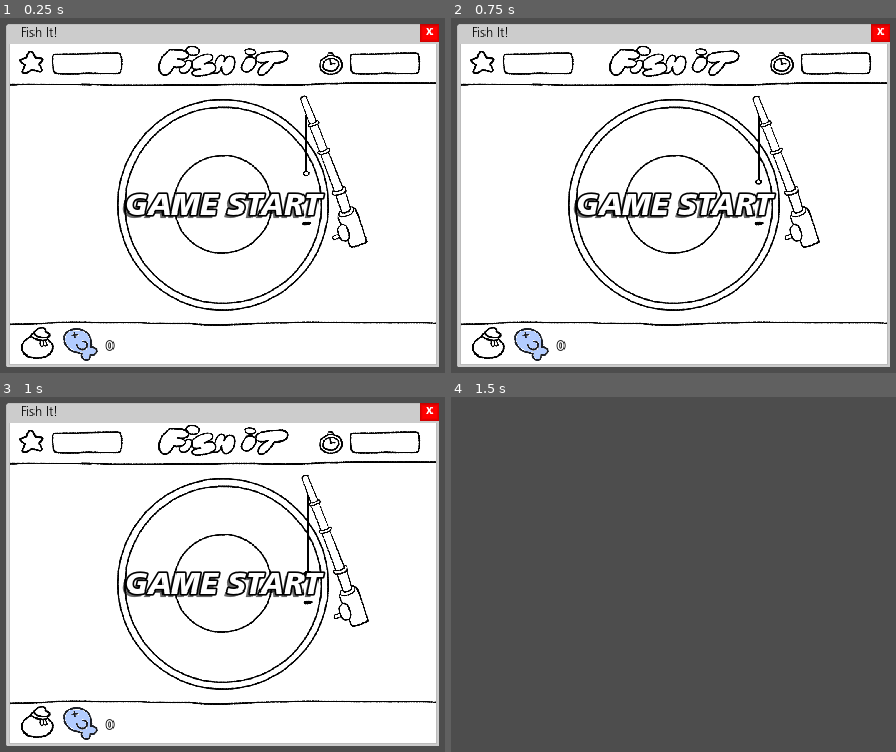
Above: before the commit, frames 1-4 (two rows, left to right).
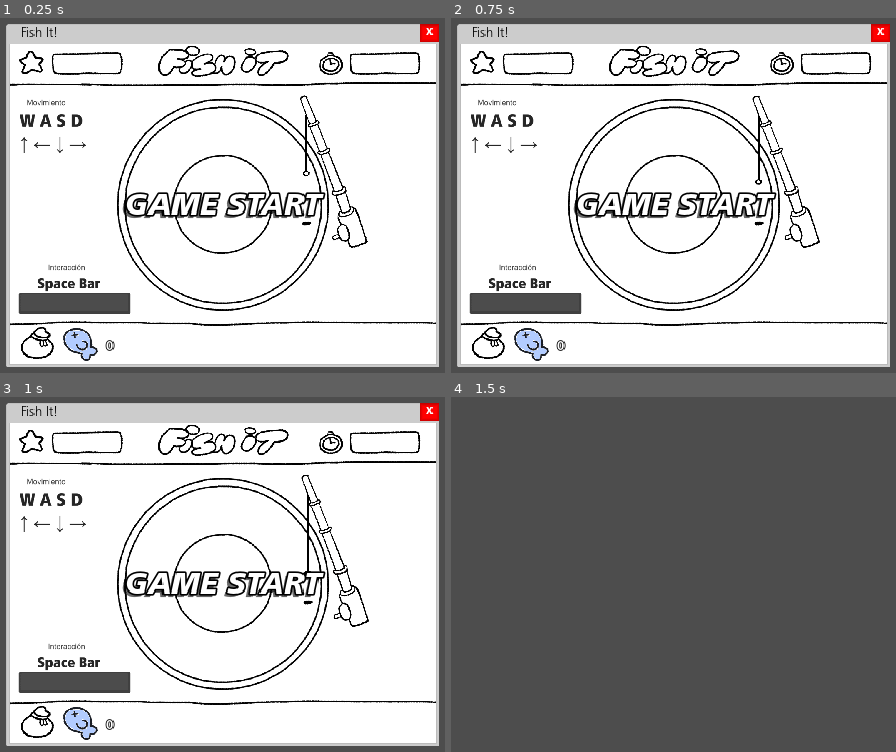
Above: after the commit, the same moments.

Repository: MatuMatute/2005-disconnect
Game: Godot game, scene res://Escenarios principales/Computadora/Ventana/lgf_ventana.tscn
Two runs of this game, one before a commit and one after it. Both use one fixed random seed, a clock stepped at 60 frames per second and the inputs below. This scene is started directly instead of the project's main scene.
Inputs (mouse positions are in pixels of both pictures, inside the frame that each line leads up to):
- Up to frame 1 (0.25 s): no input
- Up to frame 2 (0.75 s): tap Enter (ui_accept) at 0.5 s; move the mouse to (851, 174) at 0.52 s; hold Right (ui_right) from 0.53 s (still down); hold Space (ui_select) from 0.53 s (still down)
- Up to frame 3 (1 s): keep holding Right (ui_right); keep holding Space (ui_select); tap Enter (ui_accept) at 0.77, 0.8 s
- Up to frame 4 (1.5 s): tap Enter (ui_accept) at 1.07 s; release Right (ui_right) at 1.25 s; release Space (ui_select) at 1.25 s; click "X" at 1.25 s

The runs differ from the first frame. In frame 1, 2.2% of the frame differs, in the area x 4-30%, y 23-84%; in frame 2, 2.2%; in frame 3, 2.2%; in frame 4, nothing differs.

Commit message:
0.3.1-burbuja - Arreglo de bugs y muestra de controles
- Se arregló el bug que causaba que los aros se escaparan del juguete del Water Hoops.
- Ahora se muestran los controles del minijuego "Fish it!" a un lado de la pantalla.
- Ahora hay sonido de victoria y de derrota en el minijuego "Fish it!", además de que ahora se puede ganar dicho minijuego.

Co-Authored-By: Florencia Belate Dietrich <163544392+florencia333@users.noreply.github.com>
Co-Authored-By: nheralamierd <187803299+nheralamierd@users.noreply.github.com>

Diff:
--- a/project/Assets/Pez/pez_azul.gd
+++ b/project/Assets/Pez/pez_azul.gd
@@ -17,7 +17,7 @@
 var abierta: bool = false
 
 
-signal pescado(puntos_dados)
+signal pescado(puntos_dados, pez, nodo)
 
 # Called when the node enters the scene tree for the first time.
 func _ready() -> void:
@@ -54,6 +54,6 @@
 				$Sprite.play("Cerrar")
 				body.hide()
 				await get_tree().create_timer(0.5).timeout
-				pescado.emit(puntos, pez)
+				pescado.emit(puntos, pez, self)
 				body.show()
 				queue_free()
--- a/project/Assets/Pez/pez_azul.tscn
+++ b/project/Assets/Pez/pez_azul.tscn
@@ -43,7 +43,7 @@
 collision_layer = 8
 collision_mask = 8
 script = ExtResource("1_knuuj")
-min_tiempo = 5.0
+min_tiempo = 3.0
 max_tiempo = 7.0
 pez = "Azul"
 color_pez = Color(0.38774, 0.579268, 1, 1)
--- a/project/Escenarios principales/Computadora/LGF/letsgofishing.gd
+++ b/project/Escenarios principales/Computadora/LGF/letsgofishing.gd
@@ -10,6 +10,7 @@
 # Declaro nodos importantes de la interfaz
 # signal cambiar_nivel
 signal cambiar_puntuacion
+signal ganaste
 
 # Variables que controlan el gameplay
 var nivel: int = 0
@@ -34,7 +35,8 @@
 	match Global.pausa:
 		false:
 			match deberia_rodar:
-				true: rodar()
+				true:
+					rodar()
 
 func actualizar_puntuacion(cantidad: int, pez) -> void:
 	puntuacion += cantidad
@@ -75,13 +77,22 @@
 	circulo_grande.rotation_degrees += vel_rueda_grande
 	circulo_chico.rotation_degrees -= vel_rueda_chica
 
-func _pez_pescado(puntos, pez) -> void:
+func _pez_pescado(puntos, pez, nodo) -> void:
 	randomize()
 	var sonido = randi_range(0, 2)
 	match sonido:
 		0: pop1.play()
 		1: pop2.play()
 		2: pop3.play()
+
+	peces_grandes.erase(nodo)
+	peces_chicos.erase(nodo)
+
+	if (peces_chicos.size() + peces_grandes.size()) == 0:
+		await get_tree().create_timer(1).timeout
+		$Circulo_lago.hide()
+		$"Caña".hide()
+		ganaste.emit()
 
 	actualizar_puntuacion(puntos, pez)
 
--- a/project/Escenarios principales/Computadora/LGF/letsgofishing.tscn
+++ b/project/Escenarios principales/Computadora/LGF/letsgofishing.tscn
@@ -28,9 +28,11 @@
 
 [node name="Pop1" type="AudioStreamPlayer" parent="Sonidos"]
 stream = ExtResource("5_sv8c4")
+volume_db = 3.0
 
 [node name="Pop2" type="AudioStreamPlayer" parent="Sonidos"]
 stream = ExtResource("6_e4nir")
+volume_db = 2.0
 
 [node name="Pop3" type="AudioStreamPlayer" parent="Sonidos"]
 stream = ExtResource("7_xnupf")
--- a/project/Escenarios principales/Computadora/Ventana/lgf_ventana.gd
+++ b/project/Escenarios principales/Computadora/Ventana/lgf_ventana.gd
@@ -4,6 +4,7 @@
 #@onready var etiqueta_nivel = $fishing_interface/fishing_container/Nivel
 @onready var etiqueta_tiempo = $Top/fishing_interface/tiempo_container/Tiempo
 @onready var etiqueta_puntuacion = $Top/fishing_interface/puntuacion_container/Puntuacion
+@onready var control_orden = $Top/fishing_interface/control_orden
 @onready var mostrar_nivel = $Top/fishing_interface/Mostrar_nivel
 @onready var juego = $Top/letsgofishing
 @onready var tiempo = $Top/letsgofishing/Tiempo
@@ -20,11 +21,12 @@
 
 # Called when the node enters the scene tree for the first time.
 func _ready() -> void:
+	control_orden.hide()
 	tiempo.paused = true
 	tiempo.timeout.connect(_game_over)
 	Global.pausado.connect(pausado)
 	Global.resumido.connect(resumido)
-	$Audio/Jingle.play()
+	$Audio/Musica/Jingle.play()
 	$Transicion.stop()
 	introduccion_nivel()
 
@@ -39,12 +41,18 @@
 			etiqueta_puntuacion.text = ""
 
 func introduccion_nivel() -> void:
+	mostrar_controles()
 	mostrar_nivel.text = "game start"
 	$Transicion.start()
 	await $Transicion.timeout
 	mostrar_nivel.text = ""
 	transicion = false
 	comenzar_nivel.emit()
+
+func mostrar_controles() -> void:
+	control_orden.show()
+	await get_tree().create_timer(12).timeout
+	control_orden.hide()
 
 func _on_cerrar_pressed() -> void:
 	queue_free()
@@ -70,5 +78,12 @@
 
 func _game_over() -> void:
 	tiempo.paused = true
-	$Audio/Jingle.stop()
+	$Audio/Musica/Jingle.stop()
+	$Audio/Sonidos/Lose.play()
 	mostrar_nivel.text = "game over"
+
+func _on_letsgofishing_ganaste() -> void:
+	tiempo.paused = true
+	$Audio/Musica/Jingle.stop()
+	$Audio/Sonidos/Win.play()
+	mostrar_nivel.text = "you win!"
--- a/project/Escenarios principales/Computadora/Ventana/lgf_ventana.tscn
+++ b/project/Escenarios principales/Computadora/Ventana/lgf_ventana.tscn
@@ -1,14 +1,17 @@
-[gd_scene load_steps=12 format=3 uid="uid://bsxpanlm44hli"]
+[gd_scene load_steps=15 format=3 uid="uid://bsxpanlm44hli"]
 
 [ext_resource type="FontFile" uid="uid://sg2wkwe5in7k" path="res://Assets/Fonts/FrutigerLTStd-Black.otf" id="1_6q68q"]
 [ext_resource type="Script" path="res://Escenarios principales/Computadora/Ventana/lgf_ventana.gd" id="1_c0dx2"]
 [ext_resource type="FontFile" uid="uid://ck15s64movp2k" path="res://Assets/Fonts/FrutigerLTStd-Light.otf" id="1_gli52"]
 [ext_resource type="PackedScene" uid="uid://bwc84fi7187th" path="res://Escenarios principales/Computadora/LGF/letsgofishing.tscn" id="3_vjen8"]
 [ext_resource type="FontFile" uid="uid://b2gn8i5wh2cog" path="res://Assets/Fonts/FrutigerLTStd-BlackItalic.otf" id="4_70ast"]
+[ext_resource type="Texture2D" uid="uid://c87bqd3hhvuom" path="res://Assets/Controles/WASD.png" id="5_k7okk"]
 [ext_resource type="FontFile" uid="uid://bc1c5bsacf0y8" path="res://Assets/Fonts/FrutigerLTStd-Bold.otf" id="5_vgeg1"]
+[ext_resource type="Texture2D" uid="uid://hua06cw78j7g" path="res://Assets/Controles/Spacebar.png" id="6_fsyw1"]
 [ext_resource type="AudioStream" uid="uid://dbem1m1yt1rxk" path="res://Assets/Audio/Música/Pipipupu.ogg" id="6_vnc11"]
 [ext_resource type="Texture2D" uid="uid://dfhk5askpdplw" path="res://Assets/Pez/Pescado Inventario.png" id="6_yjq20"]
-[ext_resource type="AudioStream" uid="uid://dwlrbcmf02wtp" path="res://Assets/Audio/Música/Beat-Mekanik-Fracture.ogg" id="7_05fuh"]
+[ext_resource type="AudioStream" uid="uid://o2frm0ppysp1" path="res://Assets/Audio/Sonido/win.wav" id="9_2r8af"]
+[ext_resource type="AudioStream" uid="uid://bbockc85xp37a" path="res://Assets/Audio/Sonido/game over 1.wav" id="10_o31hf"]
 
 [sub_resource type="StyleBoxFlat" id="StyleBoxFlat_55xus"]
 bg_color = Color(0.6, 0.6, 0.6, 0)
@@ -74,6 +77,7 @@
 offset_bottom = 40.0
 size_flags_horizontal = 8
 size_flags_vertical = 0
+focus_mode = 0
 theme_override_colors/font_color = Color(1, 1, 1, 1)
 theme_override_fonts/font = ExtResource("1_6q68q")
 theme_override_font_sizes/font_size = 24
@@ -126,6 +130,23 @@
 theme_override_font_sizes/font_size = 48
 horizontal_alignment = 1
 vertical_alignment = 1
+
+[node name="control_orden" type="VBoxContainer" parent="Top/fishing_interface"]
+layout_mode = 2
+size_flags_horizontal = 0
+size_flags_vertical = 4
+theme_override_constants/separation = 240
+
+[node name="WASD" type="TextureRect" parent="Top/fishing_interface/control_orden"]
+layout_mode = 2
+texture = ExtResource("5_k7okk")
+stretch_mode = 2
+
+[node name="TextureRect" type="TextureRect" parent="Top/fishing_interface/control_orden"]
+layout_mode = 2
+size_flags_vertical = 8
+texture = ExtResource("6_fsyw1")
+stretch_mode = 2
 
 [node name="inv_container" type="HBoxContainer" parent="Top/fishing_interface"]
 custom_minimum_size = Vector2(768, 96)
@@ -168,13 +189,21 @@
 
 [node name="Audio" type="Node" parent="."]
 
-[node name="Jingle" type="AudioStreamPlayer" parent="Audio"]
+[node name="Musica" type="Node" parent="Audio"]
+
+[node name="Jingle" type="AudioStreamPlayer" parent="Audio/Musica"]
 stream = ExtResource("6_vnc11")
 parameters/looping = true
 
-[node name="Serio" type="AudioStreamPlayer" parent="Audio"]
-stream = ExtResource("7_05fuh")
+[node name="Sonidos" type="Node" parent="Audio"]
+
+[node name="Win" type="AudioStreamPlayer" parent="Audio/Sonidos"]
+stream = ExtResource("9_2r8af")
+
+[node name="Lose" type="AudioStreamPlayer" parent="Audio/Sonidos"]
+stream = ExtResource("10_o31hf")
 
 [connection signal="comenzar_nivel" from="." to="Top/letsgofishing" method="_on_comenzar_nivel"]
 [connection signal="pressed" from="Top/Cerrar" to="." method="_on_cerrar_pressed"]
 [connection signal="cambiar_puntuacion" from="Top/letsgofishing" to="." method="_on_letsgofishing_cambiar_puntuacion"]
+[connection signal="ganaste" from="Top/letsgofishing" to="." method="_on_letsgofishing_ganaste"]
--- a/project/Escenarios principales/Computadora/WH/Aro/aro.gd
+++ b/project/Escenarios principales/Computadora/WH/Aro/aro.gd
@@ -15,7 +15,7 @@
 	estadisticas["masa"] = 0.04
 	estadisticas["velocidad"] = 15
 
-	var color = randi_range(0, 3)
+	var color = randi_range(1, 3)
 	match color:
 		0: estadisticas["color"] = Color(1.0, 1.0, 1.0, 1.0)
 		1: estadisticas["color"] = Color(1.0, 0.0, 0.0, 1.0)
--- a/project/Escenarios principales/Computadora/WH/Aro/aro.tscn
+++ b/project/Escenarios principales/Computadora/WH/Aro/aro.tscn
@@ -5,11 +5,13 @@
 
 [sub_resource type="PhysicsMaterial" id="PhysicsMaterial_ok16f"]
 
-[sub_resource type="RectangleShape2D" id="RectangleShape2D_lixeq"]
-size = Vector2(6, 14)
+[sub_resource type="CapsuleShape2D" id="CapsuleShape2D_7l5j3"]
+radius = 4.0
+height = 20.0
 
-[sub_resource type="RectangleShape2D" id="RectangleShape2D_pc8lk"]
-size = Vector2(6, 14)
+[sub_resource type="CapsuleShape2D" id="CapsuleShape2D_4msbr"]
+radius = 4.0
+height = 20.0
 
 [node name="Aro" type="RigidBody2D"]
 collision_layer = 4
@@ -23,9 +25,9 @@
 texture = ExtResource("2_0jx7c")
 
 [node name="Colision1" type="CollisionShape2D" parent="."]
-position = Vector2(-25, 0)
-shape = SubResource("RectangleShape2D_lixeq")
+position = Vector2(-24, 0)
+shape = SubResource("CapsuleShape2D_7l5j3")
 
 [node name="Colision2" type="CollisionShape2D" parent="."]
 position = Vector2(24, 1)
-shape = SubResource("RectangleShape2D_pc8lk")
+shape = SubResource("CapsuleShape2D_4msbr")
--- a/project/Escenarios principales/Computadora/WH/Cono/cono.tscn
+++ b/project/Escenarios principales/Computadora/WH/Cono/cono.tscn
@@ -10,5 +10,4 @@
 texture = ExtResource("1_qdt0u")
 
 [node name="Colision" type="CollisionPolygon2D" parent="."]
-build_mode = 1
 polygon = PackedVector2Array(-22, 62, 0, 68, 22, 61, 0, -68)
--- a/project/Escenarios principales/Computadora/WH/base.tscn
+++ b/project/Escenarios principales/Computadora/WH/base.tscn
@@ -13,11 +13,11 @@
 position = Vector2(512, 384)
 texture = ExtResource("1_nfjl4")
 
-[node name="Colisión" type="CollisionPolygon2D" parent="."]
-build_mode = 1
-polygon = PackedVector2Array(257, 195, 254, 616, 355, 614, 415, 596, 466, 570, 509, 565, 553, 570, 610, 594, 657, 613, 765, 614, 766, 195, 720, 126, 656, 79, 581, 56, 504, 49, 430, 60, 356, 87, 300, 127)
+[node name="Colision" type="CollisionPolygon2D" parent="."]
+polygon = PackedVector2Array(258, 192, 290, 141, 344, 95, 416, 62, 508, 49, 598, 60, 679, 93, 736, 141, 765, 194, 764, 613, 860, 613, 860, 0, 160, 0, 160, 720, 860, 720, 860, 613, 764, 613, 707, 613, 651, 610, 580, 578, 544, 565, 481, 565, 443, 576, 405, 598, 367, 610, 255, 614)
 
 [node name="Area_despawn" type="Area2D" parent="."]
+visible = false
 monitoring = false
 
 [node name="Colision" type="CollisionShape2D" parent="Area_despawn"]
--- a/project/Escenarios principales/Computadora/WH/waterhoops.tscn
+++ b/project/Escenarios principales/Computadora/WH/waterhoops.tscn
@@ -15,7 +15,7 @@
 
 [node name="Base" parent="." instance=ExtResource("2_er6eo")]
 
-[node name="Area_despawn" parent="Base" index="2"]
+[node name="Area_despawn" parent="Base" index="3"]
 position = Vector2(509, 573)
 collision_layer = 4
 collision_mask = 4
--- a/project/Escenarios principales/Computadora/WH/wh_ventana.tscn
+++ b/project/Escenarios principales/Computadora/WH/wh_ventana.tscn
@@ -74,6 +74,7 @@
 grow_horizontal = 0
 size_flags_horizontal = 8
 size_flags_vertical = 0
+focus_mode = 0
 theme_override_colors/font_color = Color(1, 1, 1, 1)
 theme_override_fonts/font = ExtResource("3_glrda")
 theme_override_font_sizes/font_size = 24
--- a/project/Escenarios principales/Computadora/computadora.tscn
+++ b/project/Escenarios principales/Computadora/computadora.tscn
@@ -30,6 +30,7 @@
 offset_top = 946.0
 offset_right = 343.0
 offset_bottom = 1005.0
+focus_mode = 0
 flat = true
 
 [node name="Menu_inicio" type="TextureRect" parent="Inicio"]
@@ -49,6 +50,7 @@
 offset_right = 228.0
 offset_bottom = 131.0
 rotation = -0.0261799
+focus_mode = 0
 flat = true
 
 [node name="Margen_pantalla" type="MarginContainer" parent="."]
@@ -63,6 +65,7 @@
 
 [node name="LGF" type="Button" parent="Margen_pantalla/Orden_iconos"]
 layout_mode = 2
+focus_mode = 0
 theme_override_colors/font_hover_pressed_color = Color(1, 1, 1, 1)
 theme_override_colors/font_hover_color = Color(0, 0, 0, 1)
 theme_override_colors/font_pressed_color = Color(1, 1, 1, 1)
@@ -83,6 +86,7 @@
 
 [node name="WRT" type="Button" parent="Margen_pantalla/Orden_iconos"]
 layout_mode = 2
+focus_mode = 0
 theme_override_colors/font_hover_pressed_color = Color(1, 1, 1, 1)
 theme_override_colors/font_hover_color = Color(0, 0, 0, 1)
 theme_override_colors/font_pressed_color = Color(1, 1, 1, 1)
@@ -101,6 +105,7 @@
 
 [node name="MSN" type="Button" parent="Margen_pantalla/Orden_iconos"]
 layout_mode = 2
+focus_mode = 0
 theme_override_colors/font_hover_pressed_color = Color(1, 1, 1, 1)
 theme_override_colors/font_hover_color = Color(0, 0, 0, 1)
 theme_override_colors/font_pressed_color = Color(1, 1, 1, 1)
--- a/project/Esencial/Protagonista/jugador.gd
+++ b/project/Esencial/Protagonista/jugador.gd
@@ -15,14 +15,17 @@
 func _ready() -> void:
 	pass # Replace with function body.
 
+# Ya sé que esto se ve como un papelón, pero hay que pasar por varias cosas para activar esto.
 func _input(event: InputEvent) -> void:
-	match ocupada:
+	match Global.pausa:
 		false:
-			match interaccion:
-				"Computadora":
-					if event.is_action_pressed("ui_accept"):
-						ocupada = true
-						get_parent().get_node("Animacion").play("zoom_camara")
+			match ocupada:
+				false:
+					match interaccion:
+						"Computadora":
+							if event.is_action_pressed("ui_select"):
+								ocupada = true
+								get_parent().get_node("Animacion").play("zoom_camara")
 
 # Called every frame. 'delta' is the elapsed time since the previous frame.
 func _process(_delta: float) -> void:
--- a/project/Esencial/interfaz.tscn
+++ b/project/Esencial/interfaz.tscn
@@ -10,7 +10,9 @@
 [ext_resource type="Texture2D" uid="uid://datm77ro0vjy6" path="res://Esencial/Menú principal/menu_boton_opciones.png" id="7_cvj7y"]
 [ext_resource type="Texture2D" uid="uid://cl728q5wxcwjk" path="res://Esencial/Menú principal/menu_boton_creditos.png" id="9_1f27r"]
 [ext_resource type="Texture2D" uid="uid://be55qr4fmnnmc" path="res://Esencial/Menú principal/menu_boton_salir.png" id="10_iw63g"]
+[ext_resource type="FontFile" uid="uid://syiry5v6htj7" path="res://Assets/Fonts/FrutigerLTStd-BoldItalic.otf" id="10_yjufw"]
 [ext_resource type="AudioStream" uid="uid://dxxccwens4ipy" path="res://Assets/Audio/Música/main_menu.ogg" id="11_1usmy"]
+[ext_resource type="FontFile" uid="uid://bx607mwlpyoq3" path="res://Assets/Fonts/FrutigerLTStd-BoldCn.otf" id="11_3valw"]
 [ext_resource type="AudioStream" uid="uid://ha0oxx36os4r" path="res://Assets/Audio/Sonido/ui_click.wav" id="11_74xdd"]
 [ext_resource type="AudioStream" uid="uid://c6nwd0aglmrx2" path="res://Assets/Audio/Música/monoambiente.ogg" id="12_i6wxi"]
 
@@ -362,7 +364,7 @@
 theme_override_colors/font_color = Color(0, 0, 0, 1)
 theme_override_fonts/font = ExtResource("3_6idcw")
 theme_override_font_sizes/font_size = 32
-text = "0.3.0-burbuja"
+text = "0.3.1-burbuja"
 horizontal_alignment = 2
 vertical_alignment = 2
 
@@ -396,33 +398,29 @@
 layout_mode = 2
 size_flags_horizontal = 4
 size_flags_vertical = 4
+focus_mode = 0
 texture_normal = ExtResource("6_ycu6n")
-
-[node name="probar_computadora" type="Button" parent="Principal/Menu/menu_botones"]
-visible = false
-custom_minimum_size = Vector2(160, 0)
-layout_mode = 2
-size_flags_horizontal = 4
-theme_override_fonts/font = ExtResource("3_6idcw")
-theme_override_font_sizes/font_size = 32
-text = "Probar computadora"
+texture_pressed = ExtResource("6_ycu6n")
 
 [node name="Opciones" type="TextureButton" parent="Principal/Menu/menu_botones"]
 layout_mode = 2
 size_flags_horizontal = 4
 size_flags_vertical = 4
+focus_mode = 0
 texture_normal = ExtResource("7_cvj7y")
 
 [node name="Creditos" type="TextureButton" parent="Principal/Menu/menu_botones"]
 layout_mode = 2
 size_flags_horizontal = 4
 size_flags_vertical = 4
+focus_mode = 0
 texture_normal = ExtResource("9_1f27r")
 
 [node name="Salir" type="TextureButton" parent="Principal/Menu/menu_botones"]
 layout_mode = 2
 size_flags_horizontal = 4
 size_flags_vertical = 4
+focus_mode = 0
 texture_normal = ExtResource("10_iw63g")
 
 [node name="Nos_vemos" type="Label" parent="Principal/Menu/menu_botones"]
@@ -430,7 +428,7 @@
 layout_mode = 2
 theme_override_colors/font_outline_color = Color(0, 0, 0, 1)
 theme_override_constants/outline_size = 8
-theme_override_fonts/font = ExtResource("2_x7k2w")
+theme_override_fonts/font = ExtResource("10_yjufw")
 theme_override_font_sizes/font_size = 32
 text = "¡Nos vemos pronto!"
 horizontal_alignment = 1
@@ -556,13 +554,16 @@
 
 [node name="Creditos" type="Label" parent="Principal/Menu/creditos_container"]
 layout_mode = 2
-theme_override_colors/font_color = Color(0, 0, 0, 1)
-theme_override_fonts/font = ExtResource("3_6idcw")
+theme_override_colors/font_color = Color(1, 1, 1, 1)
+theme_override_colors/font_outline_color = Color(0, 0, 0, 1)
+theme_override_constants/outline_size = 8
+theme_override_fonts/font = ExtResource("11_3valw")
 theme_override_font_sizes/font_size = 32
 text = "odd-games
-Camila Martínez - Música
+Camila Martínez - Composición musical
 Matías Nahuel González Sandoval - Programación
-Florencia Belate Dietrich - Dibujos
+Florencia Belate Dietrich - Arte visual
+
 Música
 Human Feeling - Patroux
 The Land Of Misty Dreams by Ahmadreza Safarian
@@ -701,7 +702,6 @@
 
 [connection signal="apagada" from="Principal/Computadora" to="." method="_on_computadora_apagada"]
 [connection signal="pressed" from="Principal/Menu/menu_botones/Jugar" to="." method="_on_jugar_pressed"]
-[connection signal="pressed" from="Principal/Menu/menu_botones/probar_computadora" to="." method="_on_probar_computadora_pressed"]
 [connection signal="pressed" from="Principal/Menu/menu_botones/Opciones" to="." method="_on_opciones_pressed"]
 [connection signal="pressed" from="Principal/Menu/menu_botones/Creditos" to="." method="_on_creditos_pressed"]
 [connection signal="mouse_entered" from="Principal/Menu/menu_botones/Salir" to="." method="_on_salir_mouse_entered"]
--- a/project/project.godot
+++ b/project/project.godot
@@ -38,6 +38,12 @@
 "deadzone": 0.5,
 "events": [Object(InputEventKey,"resource_local_to_scene":false,"resource_name":"","device":0,"window_id":0,"alt_presse …(194 unchanged characters)…
 , Object(InputEventKey,"resource_local_to_scene":false,"resource_name":"","device":0,"window_id":0,"alt_pressed":false, …(185 unchanged characters)…
+]
+}
+ui_select={
+"deadzone": 0.5,
+"events": [Object(InputEventJoypadButton,"resource_local_to_scene":false,"resource_name":"","device":0,"button_index":3,"pressure":0.0,"pressed":false,"script":null)
+, Object(InputEventKey,"resource_local_to_scene":false,"resource_name":"","device":0,"window_id":0,"alt_pressed":false,"shift_pressed":false,"ctrl_pressed":false,"meta_pressed":false,"pressed":false,"keycode":32,"physical_keycode":0,"key_label":0,"unicode":32,"location":0,"echo":false,"script":null)
 , Object(InputEventMouseButton,"resource_local_to_scene":false,"resource_name":"","device":-1,"window_id":0,"alt_presse …(244 unchanged characters)…
 ]
 }
Not shown, added: project/Assets/Audio/Sonido/game over 1.wav.import
Not shown, added: project/Assets/Audio/Sonido/win.wav.import
Binary file added: project/Assets/Controles/Spacebar.png
Not shown, added: project/Assets/Controles/Spacebar.png.import
Binary file added: project/Assets/Controles/WASD.png
Not shown, added: project/Assets/Controles/WASD.png.import
Binary file added: project/Assets/Controles/controles-lgf.png
Not shown, added: project/Assets/Controles/controles-lgf.png.import
Binary file added: project/Assets/Controles/controles-wh.png
Not shown, added: project/Assets/Controles/controles-wh.png.import
Not shown: 1 places in project/Esencial/interfaz.tscn that only renumber resources
Not shown, changed: project/export_presets.cfg
(and 2 more such lines)
